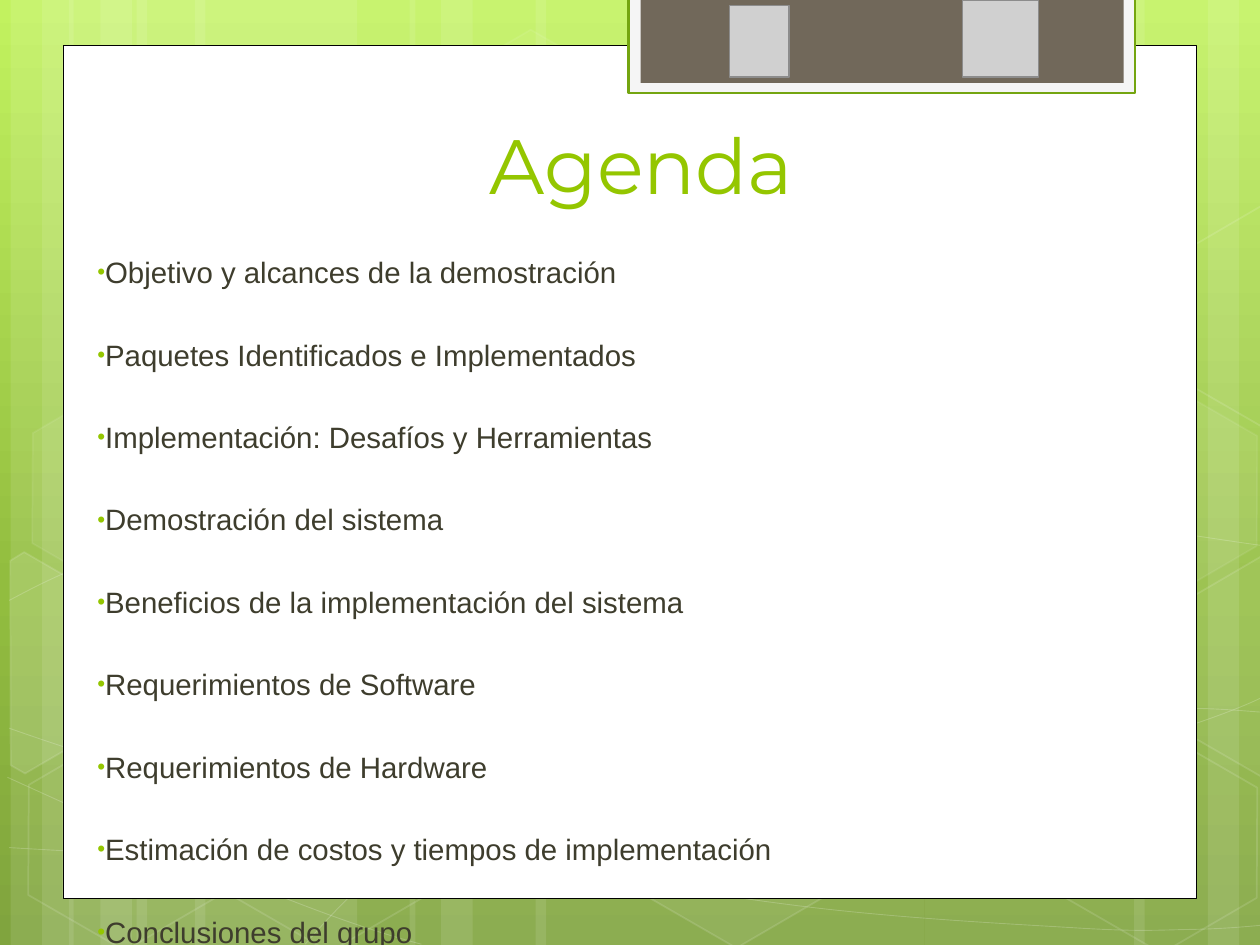
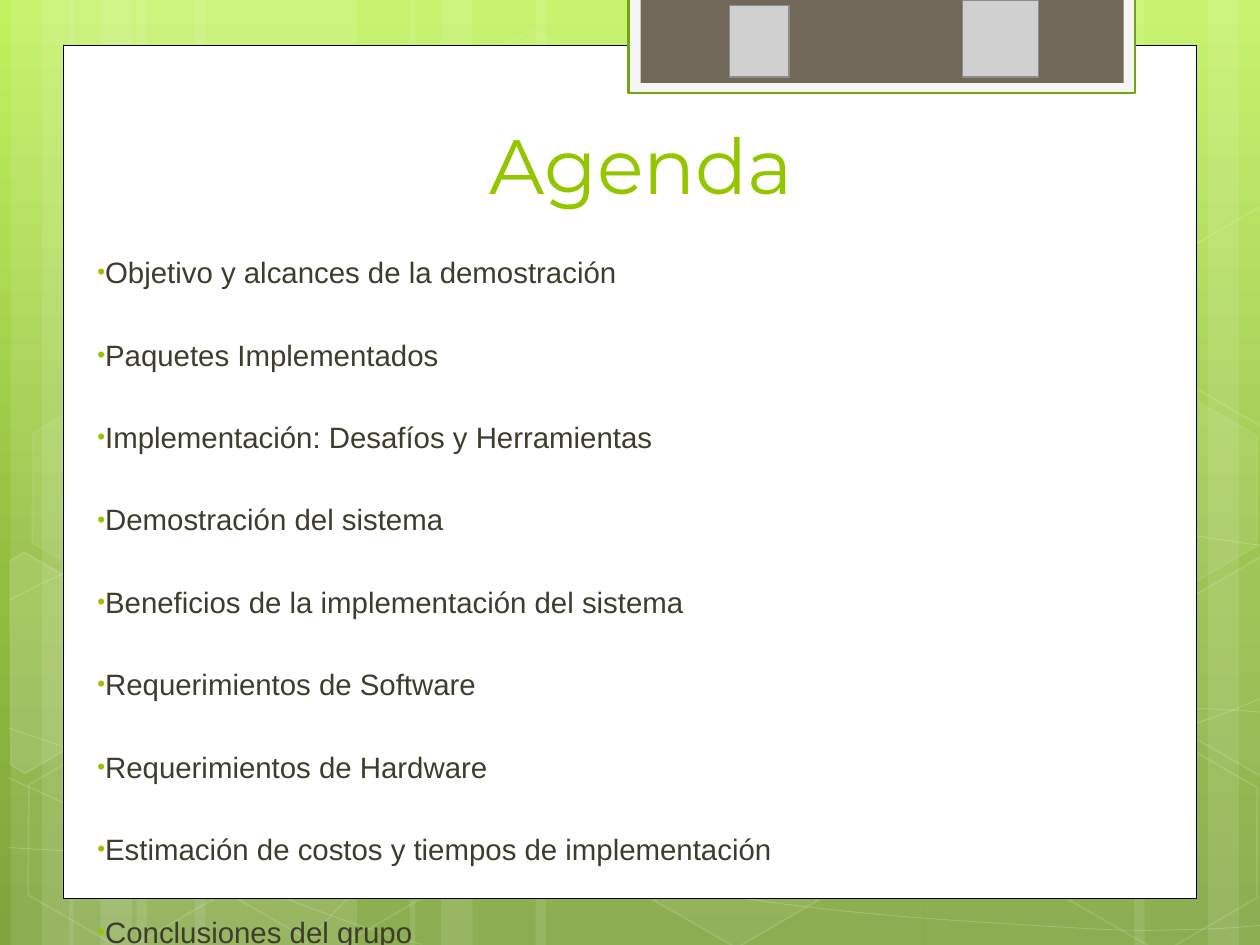
Before and after one commit to ptissera/habilitacion-profesional-2012-4k4, a slide deck: slide 25 of Documentacion/Proyecto/Presentacion Final/Exposicion Final.pptx. Drawn at 1260x945 pixels with LibreOffice and Linux fonts; fonts in the diff are those of the drawing; grey boxes stand for pictures. Boxes give left, top, right and bottom in pixels: in the first picture for what was removed or moved away, otherwise in the second. Text is boxed around its words. In the diff, an @@ line names an element or a change of style, - is before the commit and + after.

```diff
--- a/Documentacion/Proyecto/Presentacion Final/Exposicion Final.pptx
+++ b/Documentacion/Proyecto/Presentacion Final/Exposicion Final.pptx
@@ text at box(105, 344, 438, 371): text changed @@
-• Paquetes Identificados e Implementados
+• Paquetes Implementados
```
Also in this commit, not shown: 1 other slide changed.
